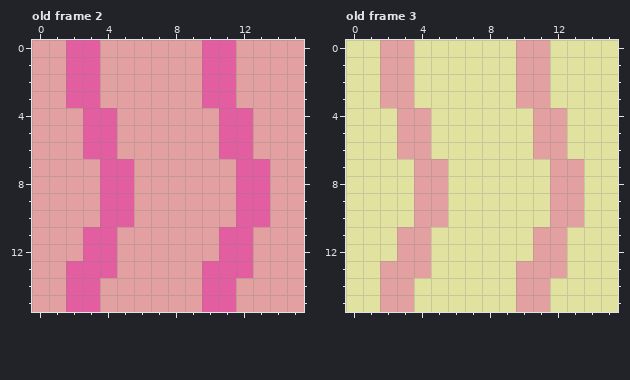
File history of a pixel-art file, .dev/aseprite/blocks.aseprite. Above, as it was before the edit.
16x16 pixels, 4 frames. Shown: old frame 2, old frame 3. The commit also changed other frames, which this record leaves out.
New version:
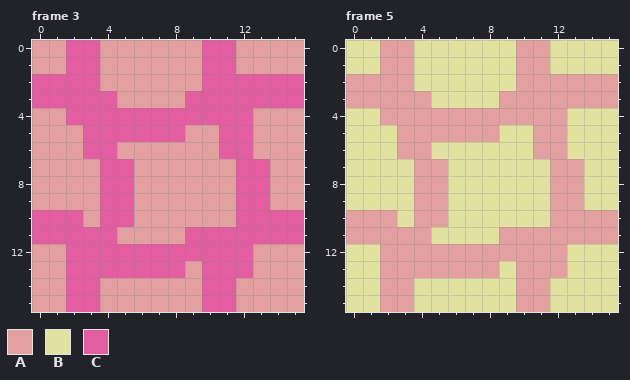
Palette (. is transparent): A #e2a0a0  B #e2e2a0  C #e25ea0
A new or re-ordered frame is compared with the old frame closest to it.
Edits made:
frames 4 -> 8
Changed rows in their new state; - is an unchanged pixel.
Frame 3 is new; against old frame 2:
first column x 0:
 2 CC----------CCCC
 3 CC--C----C--CCCC
 4 --C--CCCCCC-----
 5 -----CCCC-------
first column x 0:
10 CCC-----------CC
11 CCC------CC--CCC
12 --C--CCCCCC-----
13 -----CCCC-------
Frame 5 is new; against old frame 3:
first column x 0:
 2 AA----------AAAA
 3 AA--A----A--AAAA
 4 --A--AAAAAA-----
 5 -----AAAA-------
first column x 0:
10 AAA-----------AA
11 AAA------AA--AAA
12 --A--AAAAAA-----
13 -----AAAA-------
